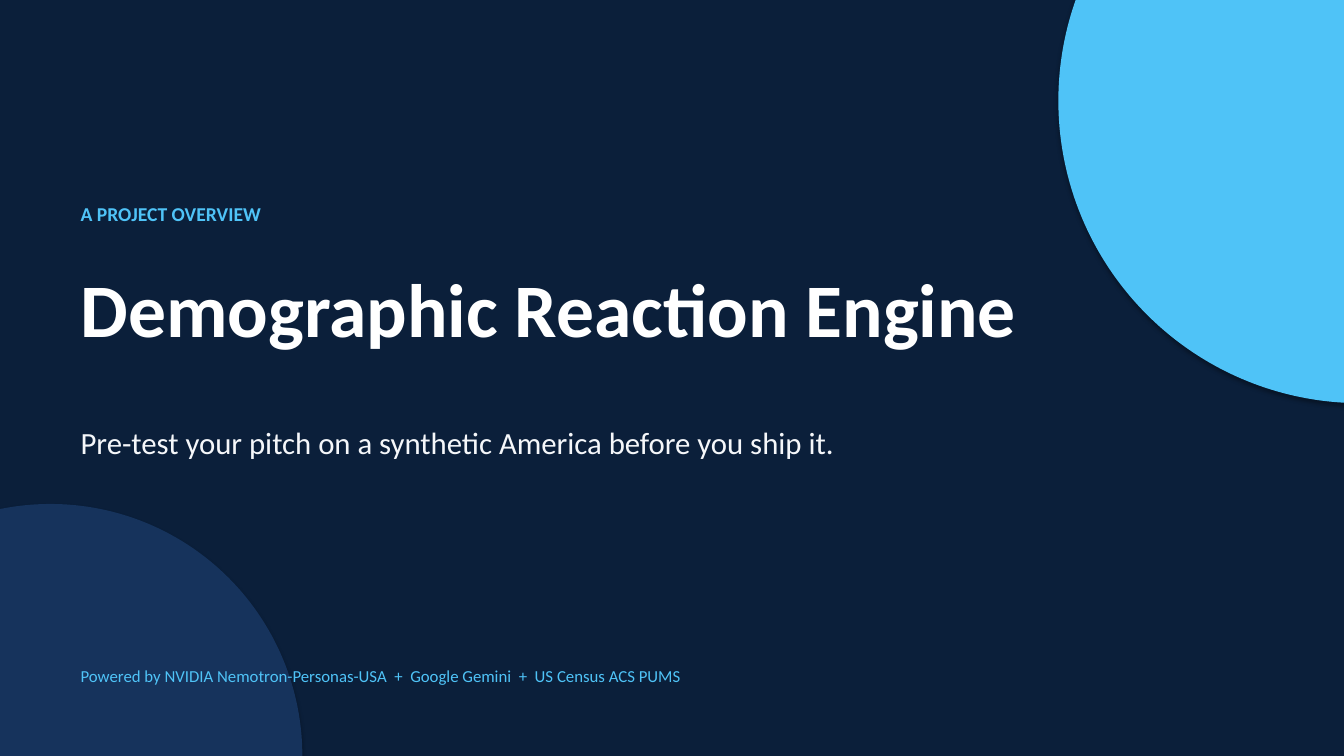
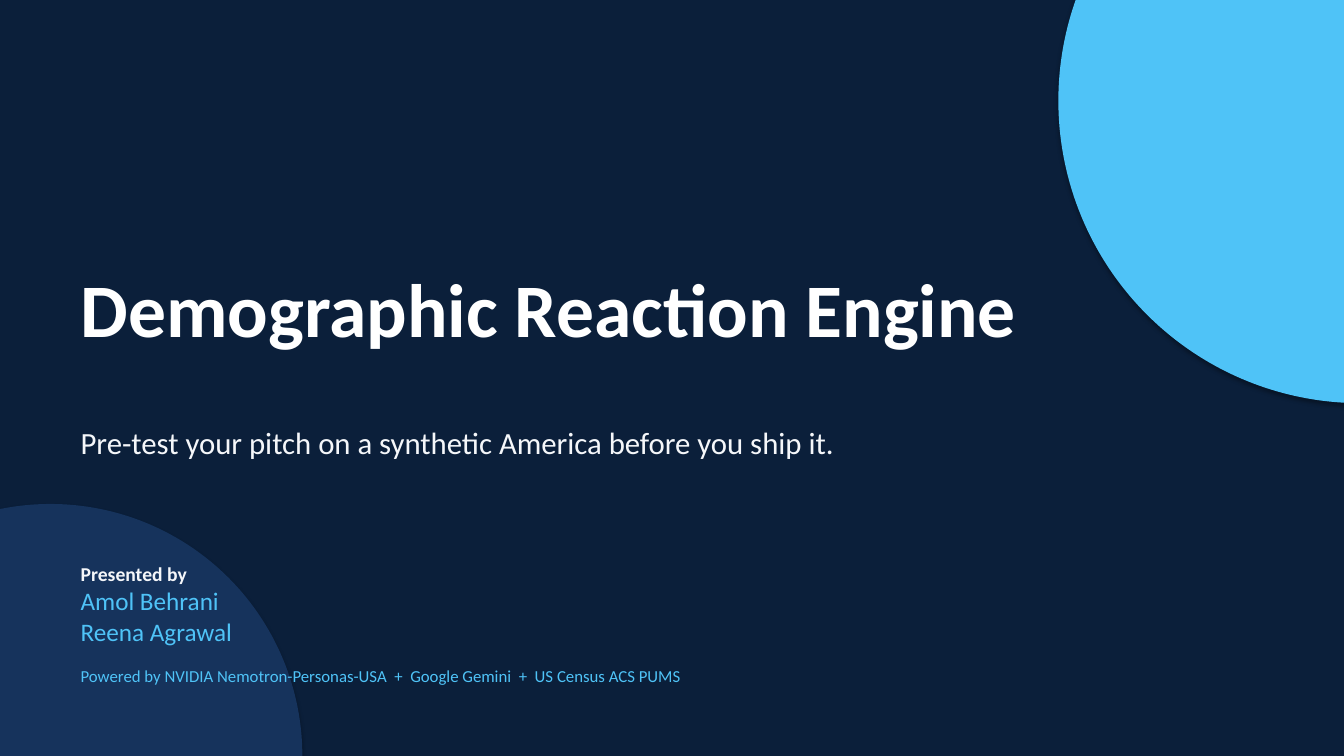
Before and after one commit to bluefalcon2357/demographic-reaction-engine, a slide deck: slide 1 of DemographicReactionEngine.pptx. Drawn at 1344x756 pixels with LibreOffice and Linux fonts; fonts in the diff are those of the drawing. Boxes give left, top, right and bottom in pixels: in the first picture for what was removed or moved away, otherwise in the second. Text is boxed around its words. In the diff, an @@ line names an element or a change of style, - is before the commit and + after.

```diff
--- a/DemographicReactionEngine.pptx
+++ b/DemographicReactionEngine.pptx
@@ text removed at (81, 208, 261, 221) @@
-A PROJECT OVERVIEW
@@ text added at (81, 567, 232, 646), 18 pt, text #4FC3F7 @@
+Presented by
+Amol Behrani
+Reena Agrawal
```
Also in this commit, not shown: 4 other files.
